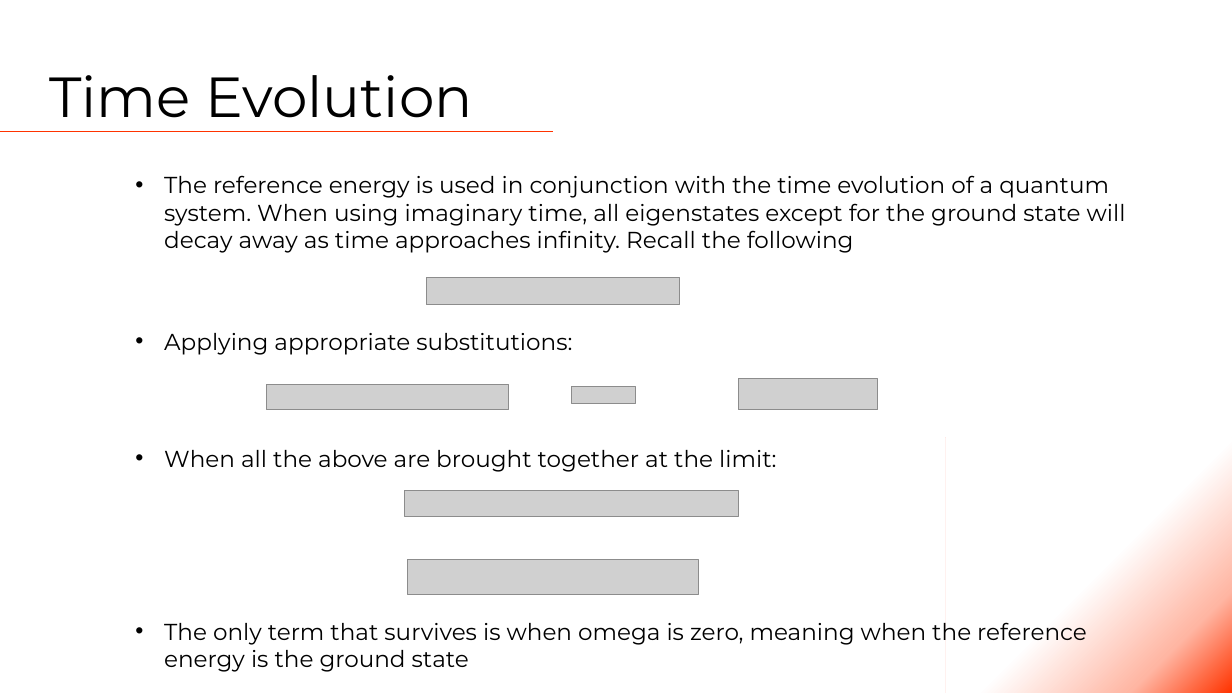
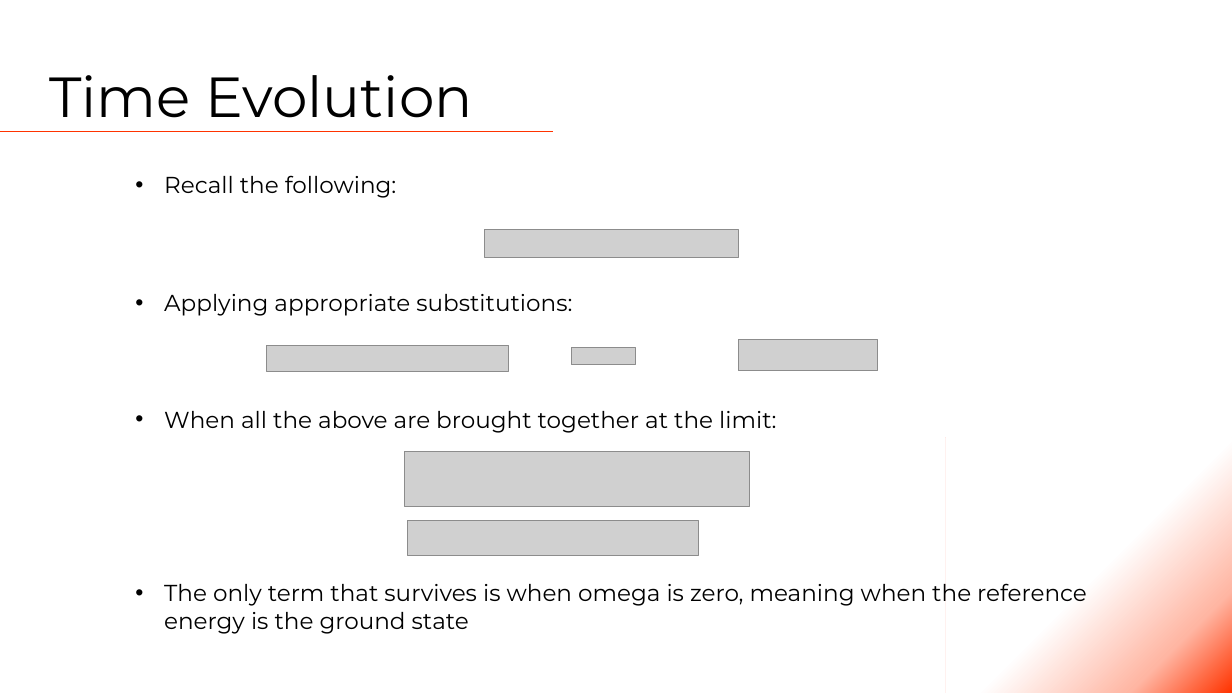
Before and after one commit to Tsintsuntsini/PHYS_581, a slide deck: slide 7 of Presentation1/Quantum Monte Carlo.pptm. Drawn at 1232x693 pixels with LibreOffice and Linux fonts; fonts in the diff are those of the drawing; grey boxes stand for pictures. Boxes give left, top, right and bottom in pixels: in the first picture for what was removed or moved away, otherwise in the second. Text is boxed around its words. In the diff, an @@ line names an element or a change of style, - is before the commit and + after.

```diff
--- a/Presentation1/Quantum Monte Carlo.pptm
+++ b/Presentation1/Quantum Monte Carlo.pptm
@@ text at <box>164,175,397,198</box>: text changed @@
-• The reference energy is used in conjunction with the time evolution of a quantum system. When using imaginary time, all eigenstates except for the ground state will decay away as time approaches infinity. Recall the following
+• Recall the following:
@@ picture: place and size @@
-picture at <box>426,277,680,305</box>
+picture at <box>484,229,738,257</box>
@@ 4 pictures, 3 texts: place and size @@
-4 pictures, 3 texts at <box>164,333,1087,672</box>
+4 pictures, 3 texts at <box>164,294,1087,634</box>
@@ picture added at <box>404,451,750,506</box> @@
@@ picture removed at <box>404,490,738,516</box> @@
```
Also in this commit, not shown: 3 other slides changed, 13 other files.
